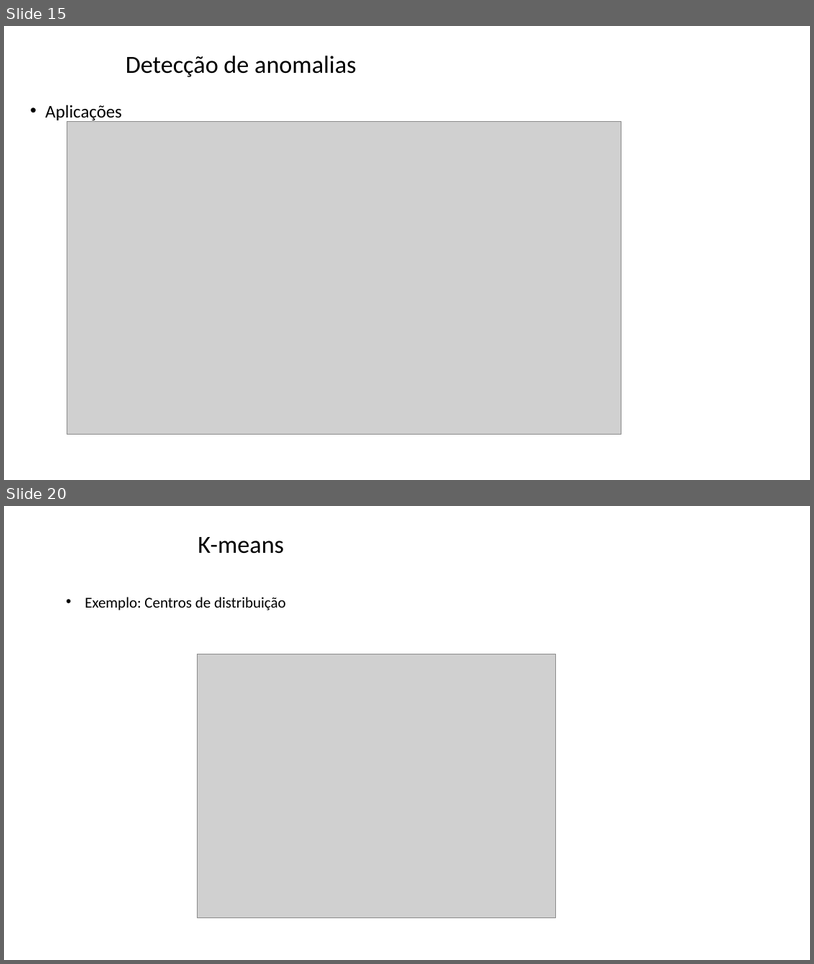
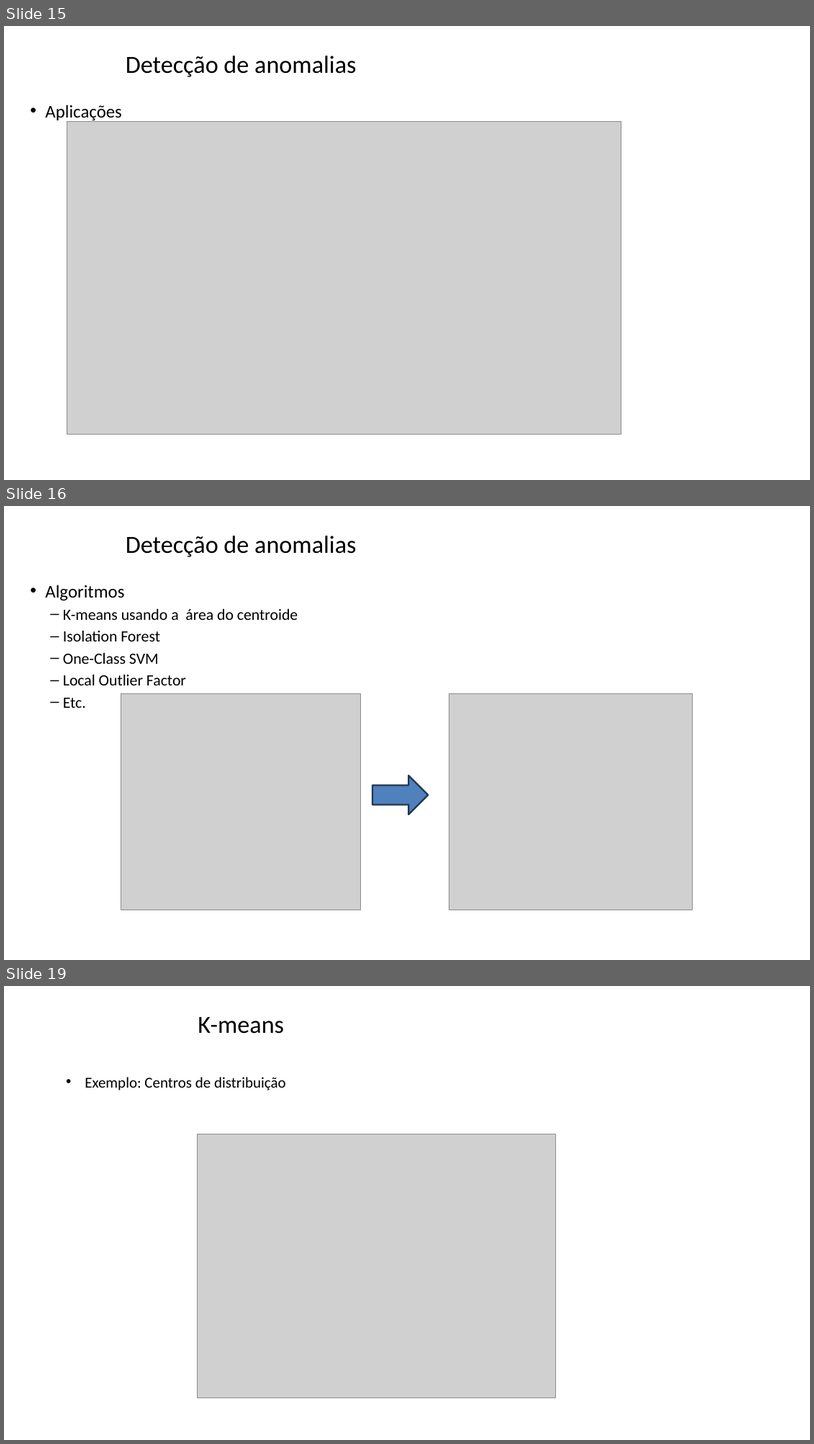
Before and after one commit to zz4fap/tp557-iot-ml, a slide deck: slides/TP557_16_detecção_de_anomalias.pptx. Shown one above the other, each under a label of ours: slides 15 and 20 before the commit, slides 15, 16 and 19 after it; the slides between them are not shown. The pictures are 814x964 and 814x1444 pixels, drawn with LibreOffice and Linux fonts; fonts in the diff are those of the drawing; grey boxes stand for pictures; background and template pictures are left out. Boxes give left, top, right and bottom in pixels: in the first picture for what was removed or moved away, otherwise in the second. Text is boxed around its words. In the diff, an @@ line names an element or a change of style, - is before the commit and + after.

```diff
--- a/slides/TP557_16_detecção_de_anomalias.pptx
+++ b/slides/TP557_16_detecção_de_anomalias.pptx
@@ slide 16 added at bbox=[4, 506, 810, 960], background picture (left out) @@
@@ title added at bbox=[126, 536, 356, 557], 29.3 pt, text #000000 @@
+Detecção de anomalias
@@ text added at bbox=[45, 584, 298, 708], 18.7 pt, text #000000 @@
+• Algoritmos
+  – K-means usando a área do centroide
+  – Isolation Forest
+  – One-Class SVM
+  – Local Outlier Factor
+  – Etc.
@@ picture added at bbox=[121, 693, 361, 910] @@
@@ picture added at bbox=[449, 693, 693, 910] @@
@@ right arrow added at bbox=[373, 775, 429, 814], fill #4F81BD, outline #233953 2 pt @@
@@ what was slide 20 is now slide 19 @@
```
Also in this commit, not shown: 2 slides changed, 10 slides removed.
